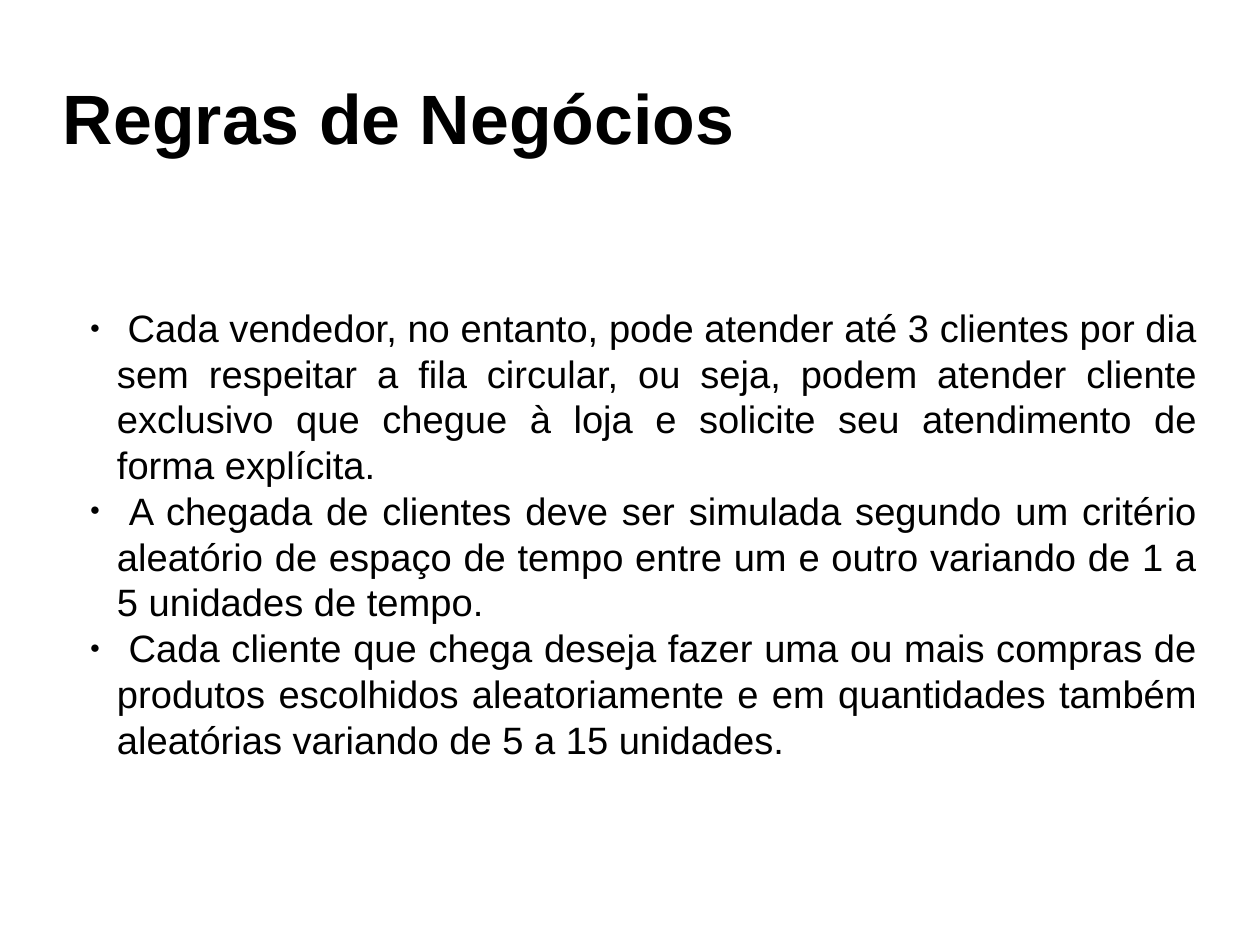
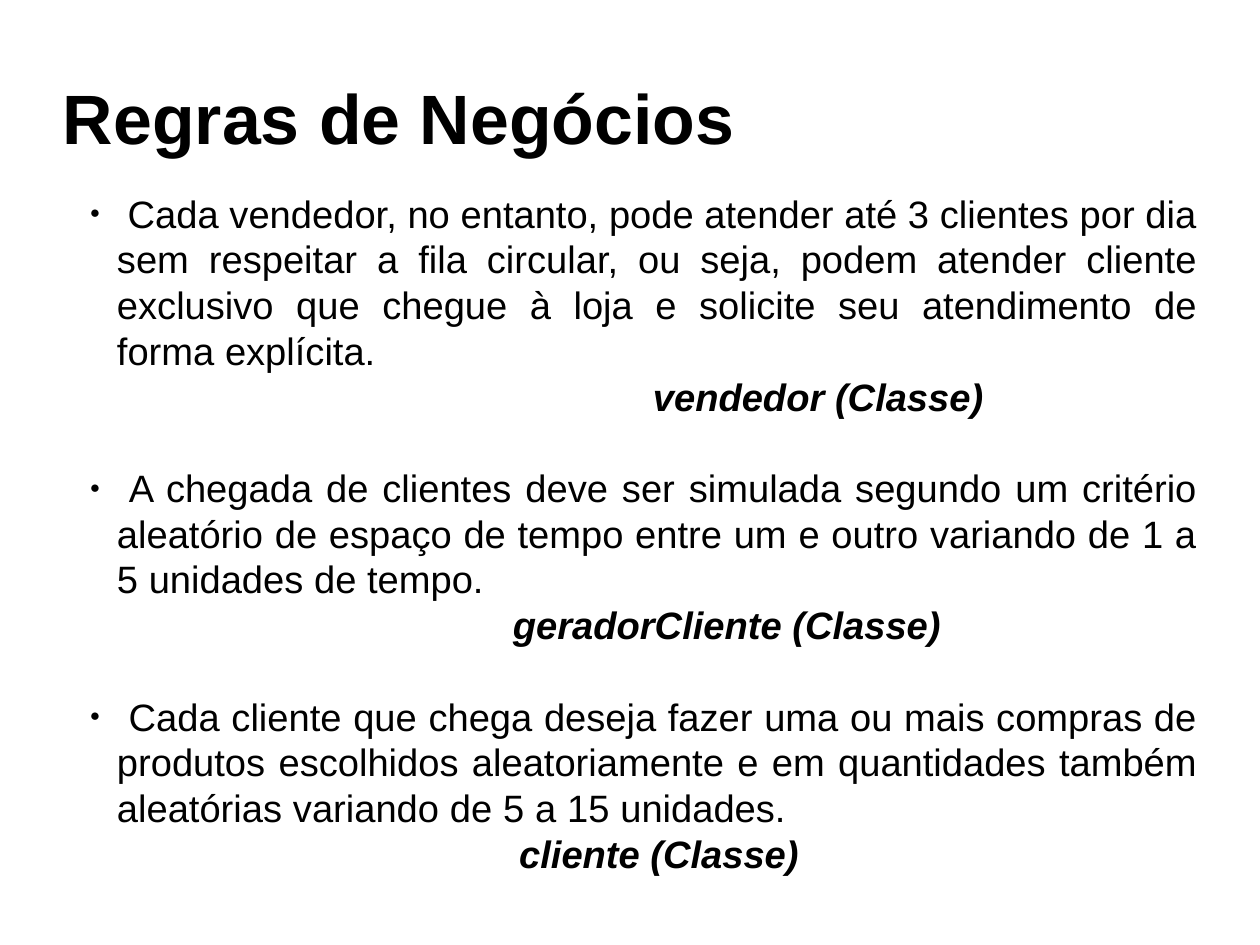
Before and after one commit to brunobuss/lojasim, a slide deck: slide 6 of docs/Apresentação_SO.odp. Drawn at 1260x945 pixels with LibreOffice and Linux fonts; fonts in the diff are those of the drawing. Boxes give left, top, right and bottom in pixels: in the first picture for what was removed or moved away, otherwise in the second. Text is boxed around its words. In the diff, an @@ line names an element or a change of style, - is before the commit and + after.

```diff
--- a/docs/Apresentação_SO.odp
+++ b/docs/Apresentação_SO.odp
@@ subtitle at (117, 200, 1197, 876): text changed @@
-  ● Cada vendedor, no entanto, pode atender até 3 clientes por dia sem respeitar a fila circular, ou seja, podem atender cliente exclusivo que chegue à loja e solicite seu atendimento de forma explícita.
-  ● A chegada de clientes deve ser simulada segundo um critério aleatório de espaço de tempo entre um e outro variando de 1 a 5 unidades de tempo.
-  ● Cada cliente que chega deseja fazer uma ou mais compras de produtos escolhidos aleatoriamente e em quantidades também aleatórias variando de 5 a 15 unidades.
+  ● Cada vendedor, no entanto, pode atender até 3 clientes por dia sem respeitar a fila circular, ou seja, podem atender cliente exclusivo que chegue à loja e solicite seu atendimento de forma explícita. vendedor (Classe)
+  ● A chegada de clientes deve ser simulada segundo um critério aleatório de espaço de tempo entre um e outro variando de 1 a 5 unidades de tempo. geradorCliente (Classe)
+  ● Cada cliente que chega deseja fazer uma ou mais compras de produtos escolhidos aleatoriamente e em quantidades também aleatórias variando de 5 a 15 unidades. cliente (Classe)
```
Also in this commit, not shown: 5 other slides changed, 4 slides added, 2 slides removed, 2 other files.
